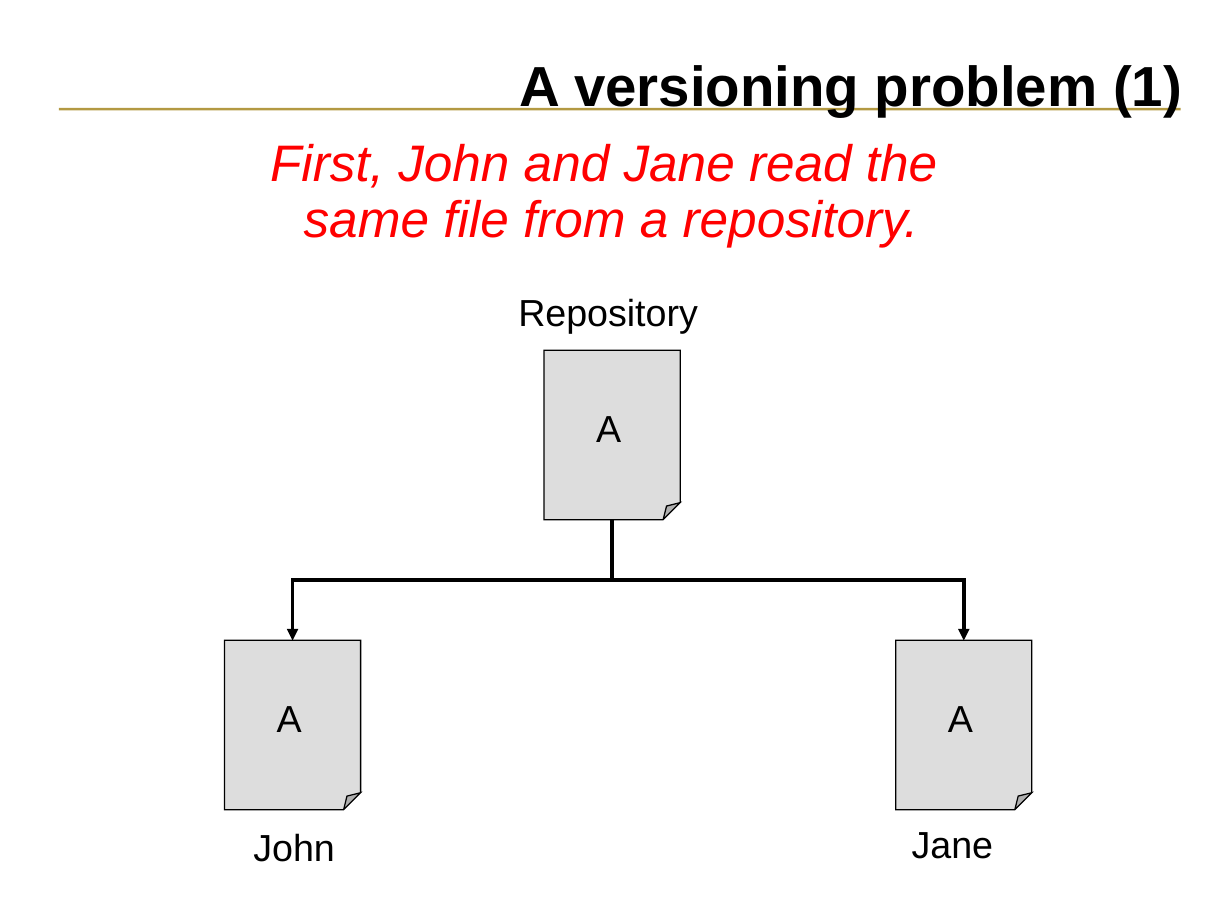
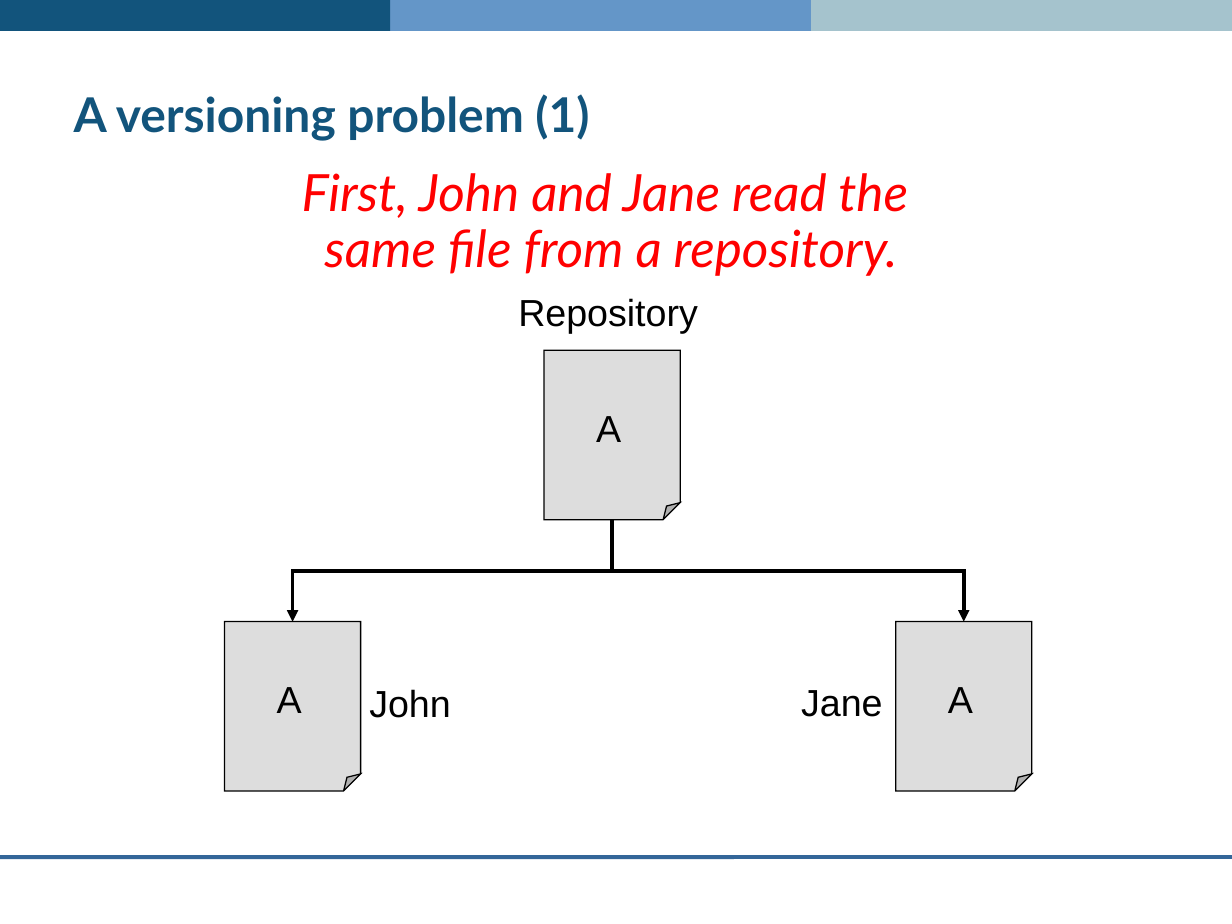
Before and after one commit to ESP-rCommunity/ESPrExtras, a slide deck: slide 5 of training/co-simulator_ESP-r/svn_tutorial/ESP-r_development.ppt. Drawn at 1232x924 pixels with LibreOffice and Linux fonts; fonts in the diff are those of the drawing; background and template pictures are left out. Boxes give left, top, right and bottom in pixels: in the first picture for what was removed or moved away, otherwise in the second. Text is boxed around its words. In the diff, an @@ line names an element or a change of style, - is before the commit and + after.

```diff
--- a/training/co-simulator_ESP-r/svn_tutorial/ESP-r_development.ppt
+++ b/training/co-simulator_ESP-r/svn_tutorial/ESP-r_development.ppt
@@ rectangle added at (x1=0, y1=0, x2=391, y2=31), fill #12547C @@
@@ rectangle added at (x1=339, y1=0, x2=841, y2=31), fill #6496C8 @@
@@ rectangle added at (x1=811, y1=0, x2=1232, y2=31), fill #A5C3CD @@
@@ title "A versioning problem (1)" moved from (x1=520, y1=65, x2=1182, y2=116) to (x1=74, y1=94, x2=589, y2=141) @@
@@ title "A versioning problem (1)" at (x1=74, y1=94, x2=589, y2=141): size 33 to 28 pt, font Arial to Lato, text colour #000000 to #12547C; alignment right to left; line spacing 0.9 to 1 @@
@@ line removed from (1180, 110) to (59, 110) @@
@@ text "First, John and Jane read ..." moved from (x1=270, y1=143, x2=937, y2=247) to (x1=302, y1=173, x2=908, y2=276) @@
@@ text "First, John and Jane read ..." at (x1=302, y1=173, x2=908, y2=276): font Arial to Lato @@
@@ elbow arrow moved from (612, 520) - (292, 641) to (612, 520) - (292, 622) @@
@@ elbow arrow moved from (612, 520) - (963, 641) to (612, 520) - (963, 622) @@
@@ 2 texts, 2 folded corners moved together from (x1=224, y1=641, x2=1031, y2=809) to (x1=224, y1=622, x2=1031, y2=791) @@
@@ text "John" moved from (x1=253, y1=833, x2=334, y2=862) to (x1=369, y1=689, x2=450, y2=718) @@
@@ text "Jane" moved from (x1=912, y1=832, x2=993, y2=859) to (x1=801, y1=690, x2=882, y2=717) @@
@@ line added from (1232, 857) to (0, 857), #336699 2.24 pt @@
```
Also in this commit, not shown: 22 other slides changed, 1 other file.
